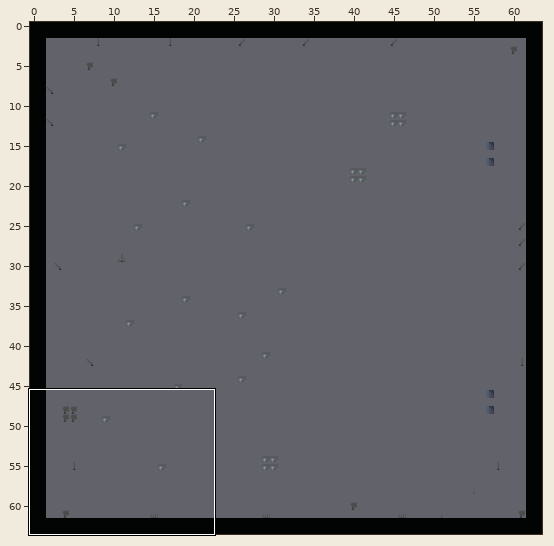
A Tiled map gets an edit: NamelessRogue/Content/Buildings/ApartmentBlockTopFloor.tmx. The first picture is a wide view before the edit; the outline marks the close-up.
Close-up. The starting point:
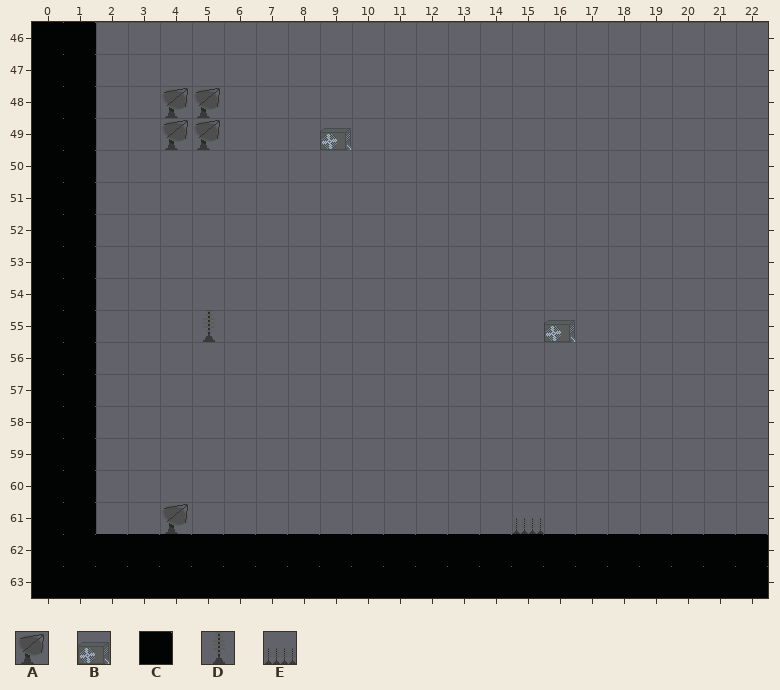
Cells are 32x32 px. Shown: x 0..22, y 46..63. The commit also changed other parts of the map, which this record leaves out.
Key: from "tileset2": A 183, B 184, C 189, D 204, E 223.
_ is an empty cell.
Layer "main" before, first column x 0:
46 CC_____________________
47 CC_____________________
48 CC__AA_________________
49 CC__AA___B_____________
50 CC_____________________
51 CC_____________________
52 CC_____________________
53 CC_____________________
54 CC_____________________
55 CC___D__________B______
56 CC_____________________
57 CC_____________________
58 CC_____________________
59 CC_____________________
60 CC_____________________
61 CC__A__________E_______
62 CCCCCCCCCCCCCCCCCCCCCCC
63 CCCCCCCCCCCCCCCCCCCCCCC
After:
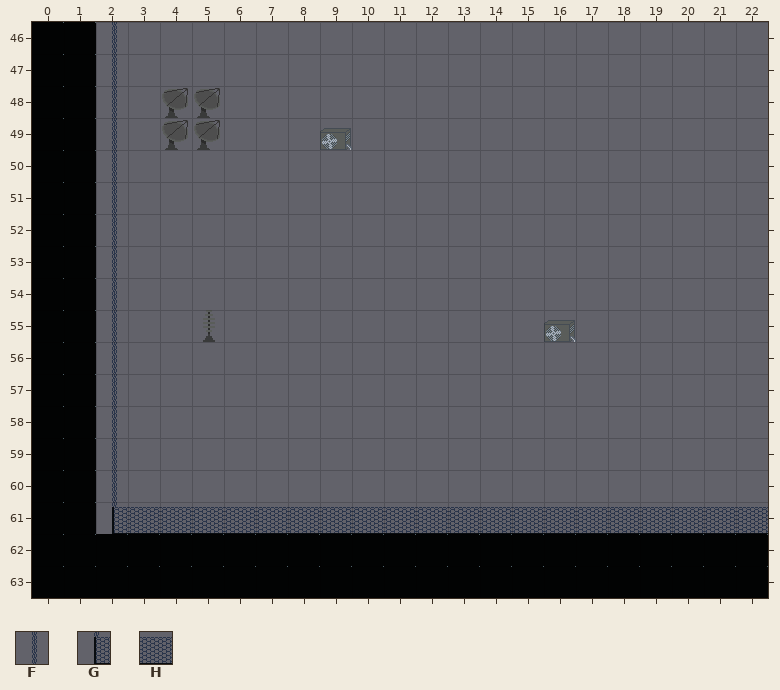
Further tiles: from "tileset2": F 90, G 110, H 111.
Changes in this commit:
Changed rows in their new state; . is an unchanged cell.
Layer "main":
first column x 2:
46 F....................
47 F....................
48 F....................
49 F....................
50 F....................
51 F....................
52 F....................
53 F....................
54 F....................
55 F....................
56 F....................
57 F....................
58 F....................
59 F....................
60 F....................
61 GHHHHHHHHHHHHHHHHHHHH
